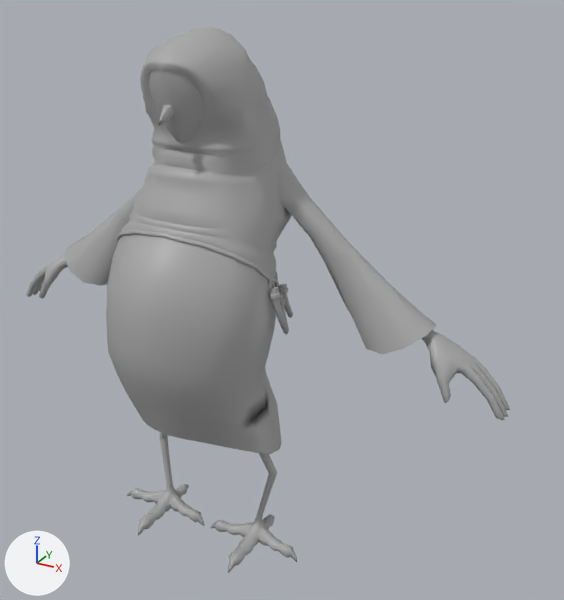
The FBX model Assets/Art/Characters/Mommotti/Animation/SK_MommottiV1.fbx, before and after one commit.
One viewpoint serves both versions: a 50 mm lens placed at (1.42, -2.02, 2.02), pointed at (0.11, 0.36, 0.82). The lights are fixed; the arrows at lower left show +X, +Y and +Z. Mesh edges are drawn as thin lines on the coarser meshes. Where no turn or scale is listed for an object, it has been applied to the vertices.

The first picture shows 'Mommotti'.
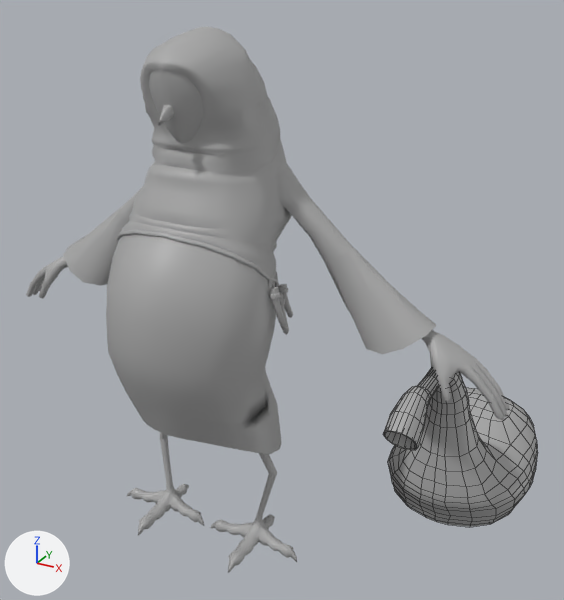
Changed parts and their boxes (x1, y1, x2, y2) in the pictures (564 x 600 px):
'Mommotti_Sack_LocatorV2_other1:MommottiSack', added
    after: (383, 368, 538, 527)

The edits, one by one:
Mesh me_mesh_001 is new.
It has 702 vertices, 700 faces and spans x -0.275..0.288, y -0.315..0.89, z -0.742..0.051.
It uses material mat_standardsurface1 (grey #aaaaaa).
Object 'Mommotti_Sack_LocatorV2_other1:MommottiSack' (ob_mommotti_sack_locatorv2_other1_mommottisack) is new; it shows me_mesh_001.
Its location is (0.766, 0.18, 0.74).
